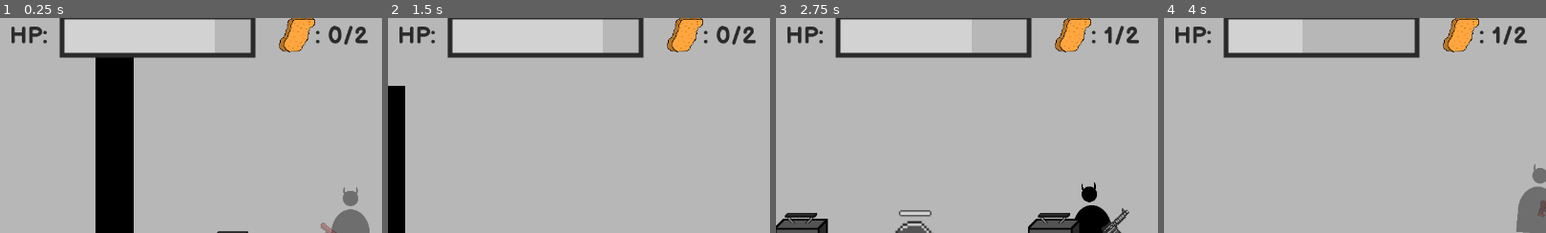
Above: before the commit, frames 1-4 (left to right).
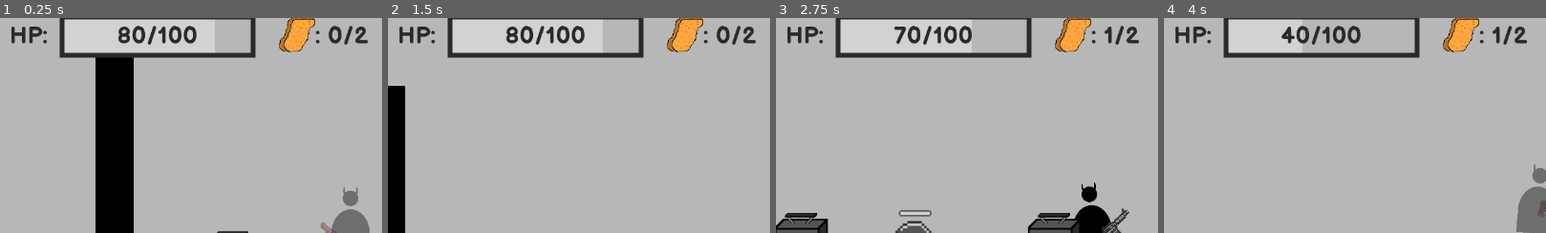
Above: after the commit, the same moments.

Repository: BesterCoder/nuggie-collector
Game: Godot game, scene res://levels/level_001.tscn
Same seed, same stepped clock (60 frames per second), same inputs: the game is played once before the commit and once after it.
Inputs (mouse positions are % of the whole screen's width and height, from its top left):
- Up to frame 1 (0.25 s): no input
- Up to frame 2 (1.5 s): move the mouse to (72, 45) at 0.52 s; press the mouse at (72, 45) at 0.53 s; hold D (move_right) from 0.53 s (still down); tap W (jump) at 0.77 s; move the mouse to (30, 55) at 1.27 s; release the mouse at (30, 55) at 1.28 s; tap 1 (select_pistol) at 1.35 s
- Up to frame 3 (2.75 s): tap W (jump) at 1.52 s; move the mouse to (60, 28) at 2.02 s; release D (move_right) at 2.03 s; hold A (move_left) from 2.03 s (still down); tap 2 (select_rifle) at 2.1 s
- Up to frame 4 (4 s): move the mouse to (45, 70) at 2.77 s; release A (move_left) at 2.78 s; hold D (move_right) from 2.78 s (still down); tap 3 (select_shotgun) at 2.85 s; tap W (jump) at 3.02, 3.77 s; move the mouse to (80, 65) at 3.52 s; press the mouse at (80, 65) at 3.53 s
The pictures show only the part of the screen within x 0-50%, y 5-55%; the shares and areas given below are measured in that part.

The runs differ from the first frame. In frame 1, 0.9% of the frame differs, in the area x 31-52%, y 3-13%; in frame 2, 0.9%; in frame 3, 0.9%; in frame 4, 0.9%.

Commit message:
Player's hp is now shown with numbers in PlayerHUD

Diff:
--- a/characters/player/PlayerHUD.gd
+++ b/characters/player/PlayerHUD.gd
@@ -31,6 +31,7 @@
 		_hud_error_exit("No Player found in the Scene")
 	player.connect("weapon_chagned", self, "_on_weapon_changed")
 	player.connect("health_chagned", self, "_on_health_changed")
+	_on_health_changed()
 
 	# Weapons need to be in the same order as in Player.gd
 	hud_weapons = [$Pistol, $Rifle, $Shotgun]
@@ -56,6 +57,7 @@
 func _on_health_changed():
 	var new_size = float(hp_bar_width) * (float(player.health) / player.max_health)
 	$HealthBar.rect_size.x = new_size
+	$HealthBar/HpAmount.text = "%d/%d" % [player.health, player.max_health]
 
 func _on_weapon_changed():
 	for idx in range(len(player.weapons)):
--- a/characters/player/PlayerHUD.tscn
+++ b/characters/player/PlayerHUD.tscn
@@ -26,6 +26,10 @@
 size = 40
 font_data = ExtResource( 1 )
 
+[sub_resource type="DynamicFont" id=5]
+size = 40
+font_data = ExtResource( 1 )
+
 [node name="PlayerHUD" type="CanvasLayer"]
 script = ExtResource( 7 )
 
@@ -255,12 +259,21 @@
 margin_bottom = 68.0
 texture = ExtResource( 6 )
 
+[node name="HpAmount" type="Label" parent="HealthBar"]
+margin_right = 320.0
+margin_bottom = 64.0
+custom_fonts/font = SubResource( 4 )
+custom_colors/font_color = Color( 0.164706, 0.164706, 0.164706, 1 )
+text = "##/##"
+align = 1
+valign = 1
+
 [node name="NuggieCollected" type="Label" parent="."]
 margin_left = 528.0
 margin_top = 40.0
 margin_right = 694.0
 margin_bottom = 88.0
-custom_fonts/font = SubResource( 4 )
+custom_fonts/font = SubResource( 5 )
 custom_colors/font_color = Color( 0.164706, 0.164706, 0.164706, 1 )
 text = ": ## / ##"
 __meta__ = {
Not shown: 1 places in characters/player/PlayerHUD.tscn that only renumber resources
